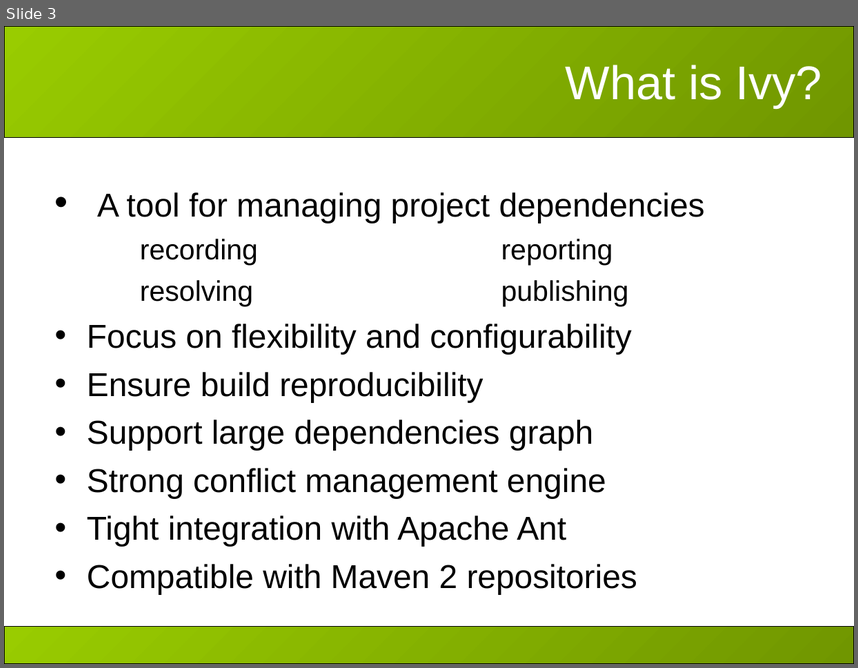
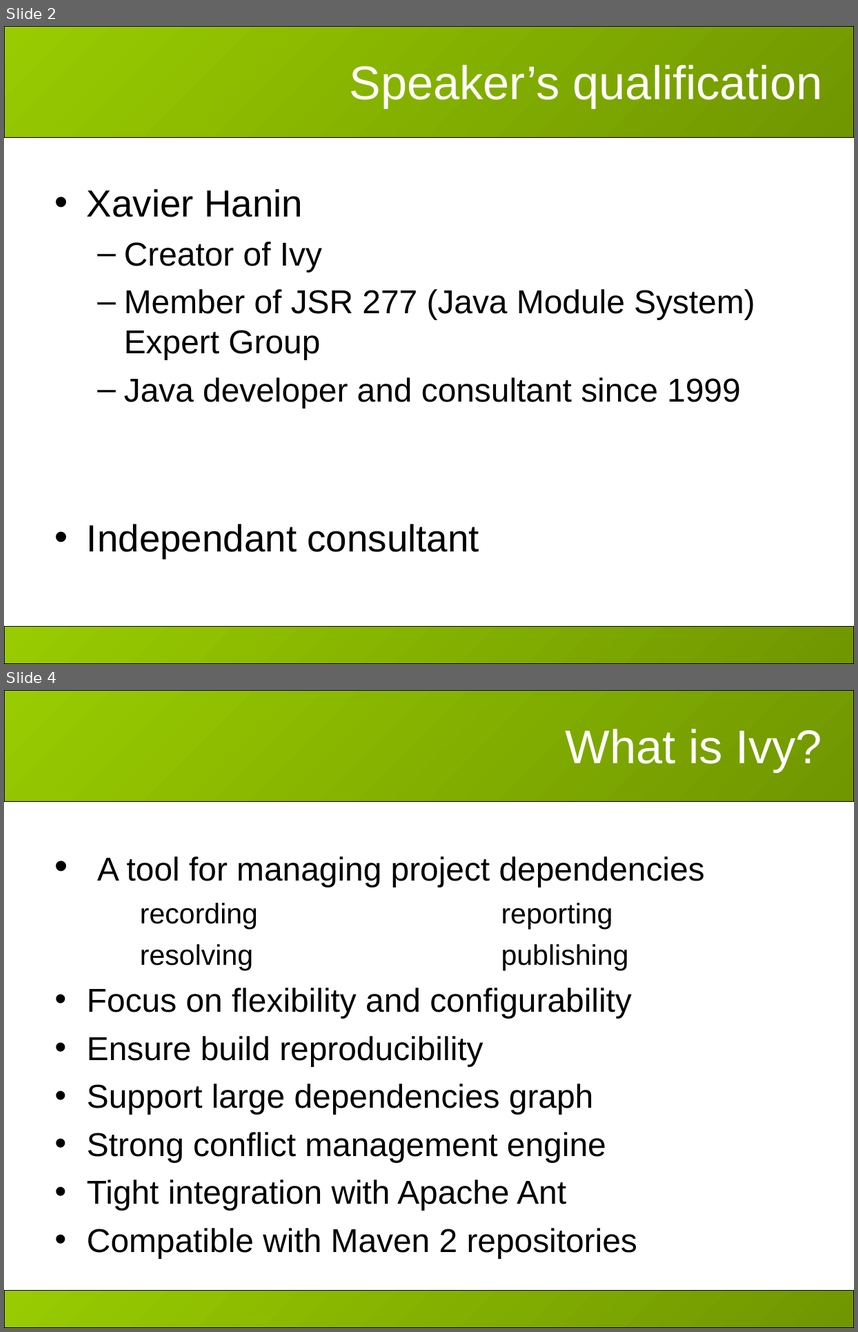
Before and after one commit to hiroyasub/ant-ivy-cregit, a slide deck: doc/presentations/apache-con-2007/slides.ppt. Shown one above the other, each under a label of ours: slide 3 before the commit, slides 2 and 4 after it; the slides between them are not shown. The pictures are 858x668 and 858x1332 pixels, drawn with LibreOffice and Linux fonts; fonts in the diff are those of the drawing; background and template pictures are left out. Boxes give left, top, right and bottom in pixels: in the first picture for what was removed or moved away, otherwise in the second. Text is boxed around its words. In the diff, an @@ line names an element or a change of style, - is before the commit and + after.

```diff
--- a/doc/presentations/apache-con-2007/slides.ppt
+++ b/doc/presentations/apache-con-2007/slides.ppt
@@ slide 2 added at (4,26,854,664), background #FFFFFF; not listed: 2 template elements that a slide beside it also shows @@
@@ title added at (350,65,822,108), 40 pt, text #FFFFFF @@
+Speaker’s qualification
@@ text added at (87,189,755,558), 28 pt, text #000000 @@
+• Xavier Hanin
+  – Creator of Ivy
+  – Member of JSR 277 (Java Module System) Expert Group
+  – Java developer and consultant since 1999
+• Independant consultant
@@ what was slide 3 is now slide 4 @@
```
Also in this commit, not shown: 4 slides changed, 2 other slides added, 1 slide removed, 2 other files.
